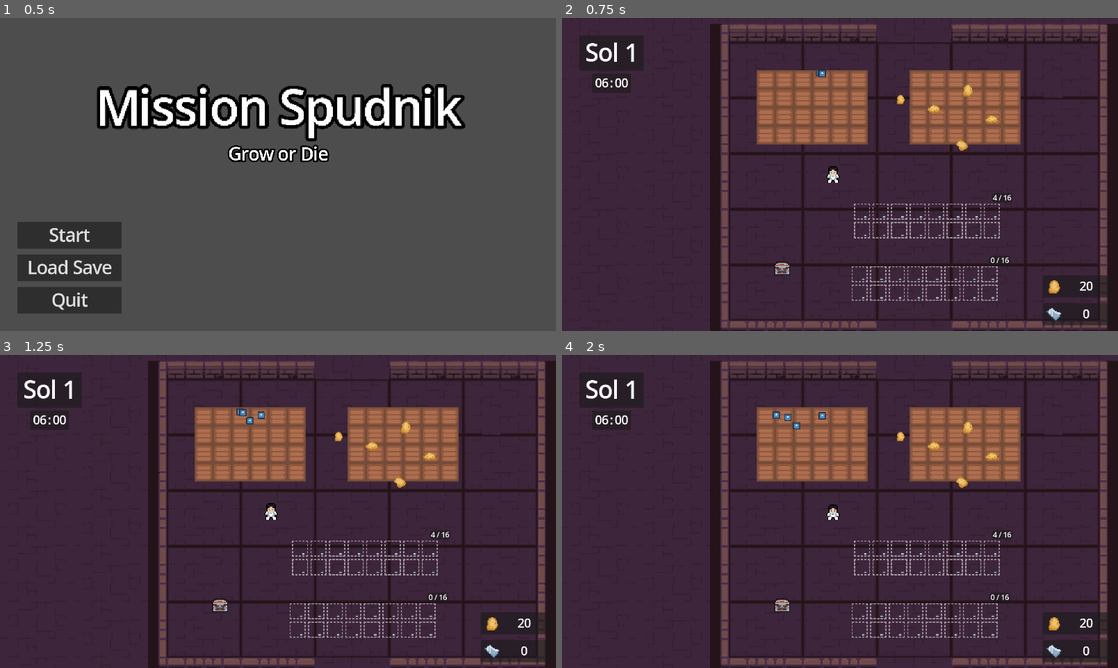
Above: before the commit, frames 1-4 (two rows, left to right).
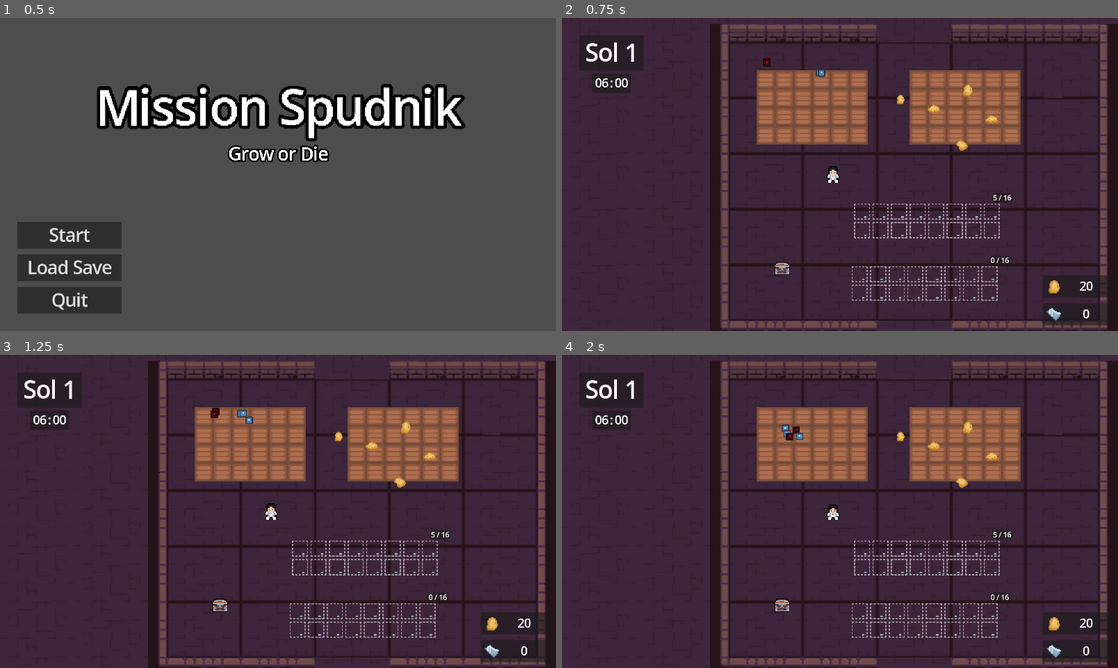
Above: after the commit, the same moments.

Repository: Saj-Hoque/MissionSpud
Game: Godot game, scene res://Menu/menu.tscn
Two runs of this game, one before a commit and one after it. Both use one fixed random seed, a clock stepped at 60 frames per second and the inputs below. The engine's default icon, where the game draws it, is replaced by a stand-in: a white triangle on a blue panel in a dark square.
Inputs (mouse positions are in pixels of both pictures, inside the frame that each line leads up to):
- Up to frame 1 (0.5 s): no input
- Up to frame 2 (0.75 s): click "Start" at 0.5 s
- Up to frame 3 (1.25 s): no input
- Up to frame 4 (2 s): drag from (928, 558) to (767, 417) at 1.27 s

Frame 1 is identical in both runs. In frame 2, less than 0.1% of the frame differs, in the area x 36-79%, y 12-59%; in frame 3, 0.2%; in frame 4, 0.3%, in the area x 37-79%, y 18-59%.

Commit message:
add harvester robot and harvester_ai

Diff:
--- a/Planting/growing_plot.gd
+++ b/Planting/growing_plot.gd
@@ -15,13 +15,6 @@
 func is_available():
 	return not taken
 
-func _on_area_2d_input_event(viewport, event, shape_idx):
-	if Input.is_action_just_pressed("leftClick"):
-		if plantGrown:
-			harvest_plant()
-		else:
-			print("PLANT IS ALREADY GROWING HERE")
-
 func _on_potato_timer_timeout():
 	var plant = $plant
 	if plant.frame == 1:
@@ -30,7 +23,6 @@
 	else:
 		plant.frame += 1
 		timer.start()
-
 
 func grow_plant():
 	plantGrowing = true
--- a/Planting/growing_plot.tscn
+++ b/Planting/growing_plot.tscn
@@ -81,5 +81,4 @@
 [node name="potatoTimer" type="Timer" parent="."]
 wait_time = 5.0
 
-[connection signal="input_event" from="Area2D" to="." method="_on_area_2d_input_event"]
 [connection signal="timeout" from="potatoTimer" to="." method="_on_potato_timer_timeout"]
--- a/Planting/plot_area.gd
+++ b/Planting/plot_area.gd
@@ -45,7 +45,7 @@
 func get_next_full_plot():
 	for i in range(0, total_plots):
 		var plot = plots.get_child(i)
-		if not plot.is_available() and not plot.plantGrowing and not plot.plantGrown:
+		if plot.is_available() and plot.plantGrown:
 			return i
 	return -1
 
@@ -64,6 +64,9 @@
 func grow_plant_on_plot(plot):
 	plots.get_child(plot).grow_plant()
 
+func harvest_plant_on_plot(plot):
+	plots.get_child(plot).harvest_plant()
+
 func _on_zone_input_event(viewport, event, shape_idx):
 	if event.is_action_pressed("rightClick"):
 		for robot in all_robots:
--- /dev/null
+++ b/Robots/Harvester/harvester.gd
@@ -0,0 +1,141 @@
+extends CharacterBody2D
+
+signal target_reached
+
+@export var max_steering = 2.5
+@export var speed = 30
+@export var accel = 5
+@export var avoid_force = 1000
+@export var slow_down_radius = 10
+@export var idle_area_path: NodePath
+
+@onready var navigation_agent: NavigationAgent2D = $NavigationAgent2D
+@onready var selection_area: Area2D = $SelectionArea2D
+@onready var highlight_box: Panel = $highlight_box
+@onready var raycasts = get_node("Raycasts")
+
+@onready var idle_area = get_node(idle_area_path)
+@onready var plot = idle_area.plot
+
+var right_click: bool = false
+var selected: bool = false
+
+var active: bool = false
+var idle:bool = false
+
+var docking:bool = false
+var docker_num:int
+
+var plotting:bool = false
+var plot_num : int
+var harvesting: bool = false
+var harvested: bool = false
+
+var target_position = global_position
+
+func _ready():
+	idle_area.robots.push_back(self)
+
+# Movement related methods
+
+func _physics_process(delta):
+	if active:
+		var steering = Vector2.ZERO
+		steering += seek_steering()
+		steering += avoid_obstacles_steering()
+		steering = steering.limit_length(max_steering)
+
+		velocity += steering
+		velocity = velocity.limit_length(speed)
+		if ((target_position-position).length()) < slow_down_radius:
+			velocity = velocity.limit_length(speed * ((target_position-position).length() / slow_down_radius))
+		velocity.lerp(velocity, accel * delta)
+
+		move_and_slide()
+
+	else:
+		velocity = Vector2.ZERO
+
+func seek_steering():
+	var next_path_pos = navigation_agent.get_next_path_position()
+	var desired_velocity = global_position.direction_to(next_path_pos).normalized() * speed
+
+	return desired_velocity - velocity
+
+func avoid_obstacles_steering():
+	raycasts.rotation = velocity.angle()
+
+	for raycast in raycasts.get_children():
+		raycast.target_position.x = velocity.length()
+		if raycast.is_colliding():
+			var obstacle = raycast.get_collider()
+			return (position + velocity - obstacle.position).normalized() * avoid_force
+
+	return Vector2.ZERO
+
+func enable_movement():
+	navigation_agent.target_position = target_position
+	active = true
+
+func disable_movement():
+	active = false
+
+func _on_navigation_agent_2d_target_reached():
+	emit_signal("target_reached")
+
+# Left click related methods
+
+func _on_selection_area_2d_input_event(viewport, event, shape_idx):
+	if event.is_action_pressed("leftClick"):
+		SelectionManager.register_area(selection_area)
+
+func toggle_select():
+	selected = not selected
+	highlight_box.visible = not highlight_box.visible
+
+# Right click related methods
+
+func assign_to_new_idle_area(new_idle_area):
+	right_click = true
+	reset_harvesting_status()
+	undock()
+	var index = idle_area.robots.find(self)
+	if index != -1:
+		idle_area.robots.remove_at(index)
+	idle_area = new_idle_area
+	plot = idle_area.plot
+	if self not in idle_area.robots:
+		idle_area.robots.push_back(self)
+
+# Dock related methods
+
+func undock():
+	idle_area.change_dock_status_unoccupied(docker_num)
+	idle_area.update_dock_status_color(docker_num)
+	docking = false
+
+func is_in_idle_area():
+	if not active and docking: # AND in an idle spot, check this somehow
+		idle = true
+	else:
+		idle = false
+
+# Plot related methods
+
+func unoccupy_plot():
+	plot.change_plot_status_unoccupied(plot_num)
+	plotting = false
+
+func start_harvesting():
+	harvesting = true
+	$HarvestingTimer.start()
+
+func reset_harvesting_status():
+	$HarvestingTimer.stop()
+	harvesting = false
+	harvested = false
+	if plotting:
+		unoccupy_plot()
+
+func _on_harvesting_timer_timeout():
+	harvested = true
--- /dev/null
+++ b/Robots/Harvester/harvester.tscn
@@ -0,0 +1,103 @@
+[gd_scene load_steps=7 format=3 uid="uid://17tfsfbem7it"]
+
+[ext_resource type="Script" path="res://Robots/Harvester/harvester.gd" id="1_lxean"]
+[ext_resource type="Texture2D" uid="uid://daypfjk1qk35d" path="res://icon.svg" id="2_epf20"]
+
+[sub_resource type="SpriteFrames" id="SpriteFrames_w070n"]
+animations = [{
+"frames": [{
+"duration": 1.0,
+"texture": ExtResource("2_epf20")
+}],
+"loop": true,
+"name": &"default",
+"speed": 5.0
+}]
+
+[sub_resource type="StyleBoxFlat" id="StyleBoxFlat_3gw1h"]
+bg_color = Color(0.6, 0.6, 0.6, 0)
+border_width_left = 2
+border_width_top = 2
+border_width_right = 2
+border_width_bottom = 2
+border_color = Color(1, 1, 1, 1)
+border_blend = true
+corner_radius_top_left = 4
+corner_radius_top_right = 4
+corner_radius_bottom_right = 4
+corner_radius_bottom_left = 4
+
+[sub_resource type="RectangleShape2D" id="RectangleShape2D_y2nsn"]
+size = Vector2(6, 3)
+
+[sub_resource type="CircleShape2D" id="CircleShape2D_w33wc"]
+
+[node name="harvester" type="CharacterBody2D" groups=["robots"]]
+z_index = 4
+y_sort_enabled = true
+collision_layer = 16
+collision_mask = 11
+motion_mode = 1
+platform_floor_layers = 4294967277
+script = ExtResource("1_lxean")
+
+[node name="NavigationAgent2D" type="NavigationAgent2D" parent="."]
+path_desired_distance = 1.0
+target_desired_distance = 1.0
+path_max_distance = 10.0
+
+[node name="AnimatedSprite2D" type="AnimatedSprite2D" parent="."]
+modulate = Color(0.784314, 0.0823529, 0.12549, 1)
+scale = Vector2(0.05, 0.05)
+sprite_frames = SubResource("SpriteFrames_w070n")
+
+[node name="highlight_box" type="Panel" parent="."]
+visible = false
+offset_left = -5.0
+offset_top = -5.0
+offset_right = 5.0
+offset_bottom = 5.0
+theme_override_styles/panel = SubResource("StyleBoxFlat_3gw1h")
+
+[node name="CollisionShape2D" type="CollisionShape2D" parent="."]
+position = Vector2(0, 1.5)
+shape = SubResource("RectangleShape2D_y2nsn")
+
+[node name="SelectionArea2D" type="Area2D" parent="."]
+
+[node name="CollisionShape2D" type="CollisionShape2D" parent="SelectionArea2D"]
+shape = SubResource("CircleShape2D_w33wc")
+
+[node name="Raycasts" type="Node2D" parent="."]
+
+[node name="RayCast2D" type="RayCast2D" parent="Raycasts"]
+target_position = Vector2(32, 0)
+collision_mask = 26
+
+[node name="RayCast2D2" type="RayCast2D" parent="Raycasts"]
+position = Vector2(0, 6)
+target_position = Vector2(32, 0)
+collision_mask = 26
+
+[node name="RayCast2D4" type="RayCast2D" parent="Raycasts"]
+position = Vector2(0, 3)
+target_position = Vector2(32, 0)
+collision_mask = 26
+
+[node name="RayCast2D5" type="RayCast2D" parent="Raycasts"]
+position = Vector2(0, -3)
+target_position = Vector2(32, 0)
+collision_mask = 26
+
+[node name="RayCast2D3" type="RayCast2D" parent="Raycasts"]
+position = Vector2(0, -6)
+target_position = Vector2(32, 0)
+collision_mask = 26
+
+[node name="HarvestingTimer" type="Timer" parent="."]
+wait_time = 5.0
+one_shot = true
+
+[connection signal="target_reached" from="NavigationAgent2D" to="." method="_on_navigation_agent_2d_target_reached"]
+[connection signal="input_event" from="SelectionArea2D" to="." method="_on_selection_area_2d_input_event"]
+[connection signal="timeout" from="HarvestingTimer" to="." method="_on_harvesting_timer_timeout"]
--- a/World/world.tscn
+++ b/World/world.tscn
@@ -1,17 +1,19 @@
-[gd_scene load_steps=23 format=3 uid="uid://6ry0faxenna3"]
+[gd_scene load_steps=25 format=3 uid="uid://6ry0faxenna3"]
 
 [ext_resource type="Script" path="res://World/world.gd" id="1_2hjtr"]
 [ext_resource type="Texture2D" uid="uid://c6r5s3ier17mg" path="res://2D Pixel Dungeon Asset Pack/character and tileset/Dungeon_Tileset.png" id="1_nikri"]
 [ext_resource type="PackedScene" uid="uid://cwjgbr46fplpk" path="res://Player/player.tscn" id="2_3crqb"]
 [ext_resource type="Script" path="res://UI/UI.gd" id="2_8kypo"]
-[ext_resource type="Texture2D" uid="uid://bj4opvhpaxg1o" path="res://assets/Resources/Potato/potato2.png" id="3_2aaxa"]
+[ext_resource type="Texture2D" uid="uid://bj4opvhpaxg1o" path="res://Assets/Resources/Potato/potato2.png" id="3_2aaxa"]
 [ext_resource type="PackedScene" uid="uid://c2w1y1o2ytso2" path="res://Planting/plot_area.tscn" id="4_x37oa"]
-[ext_resource type="Texture2D" uid="uid://b0umr7umgmxnd" path="res://assets/Resources/Scrap/scrap1.png" id="4_xjtuv"]
+[ext_resource type="Texture2D" uid="uid://b0umr7umgmxnd" path="res://Assets/Resources/Scrap/scrap1.png" id="4_xjtuv"]
 [ext_resource type="PackedScene" uid="uid://cvw37g4bvtwas" path="res://Resources/potato.tscn" id="6_1nlxy"]
 [ext_resource type="PackedScene" uid="uid://bhii6b55hb4fl" path="res://World_Objects/idle_area.tscn" id="9_tw5w8"]
 [ext_resource type="PackedScene" uid="uid://drf4le7he70xx" path="res://World_Objects/workbench.tscn" id="9_u78r3"]
 [ext_resource type="PackedScene" uid="uid://keeavkauuufy" path="res://Robots/Planter/planter.tscn" id="9_vrajd"]
 [ext_resource type="PackedScene" uid="uid://ok4nbf70k6mw" path="res://ai/Behavior_Trees/planter_ai.tscn" id="11_teud7"]
+[ext_resource type="PackedScene" uid="uid://17tfsfbem7it" path="res://Robots/Harvester/harvester.tscn" id="12_morrn"]
+[ext_resource type="PackedScene" uid="uid://nvdo6erlwj2v" path="res://ai/Behavior_Trees/harvester_ai.tscn" id="13_ll7b2"]
 
 [sub_resource type="SystemFont" id="SystemFont_vc7es"]
 font_names = PackedStringArray("Impact")
@@ -608,11 +610,17 @@
 
 [node name="PlanterAI" parent="planter3" instance=ExtResource("11_teud7")]
 
-[node name="planter4" parent="." instance=ExtResource("9_vrajd")]
-position = Vector2(48, 10)
+[node name="harvester" parent="." instance=ExtResource("12_morrn")]
 idle_area_path = NodePath("../idleArea")
 
-[node name="PlanterAI" parent="planter4" instance=ExtResource("11_teud7")]
+[node name="harvester_ai" parent="harvester" node_paths=PackedStringArray("blackboard") instance=ExtResource("13_ll7b2")]
+blackboard = NodePath("@Node@113786")
+
+[node name="harvester2" parent="." instance=ExtResource("12_morrn")]
+idle_area_path = NodePath("../idleArea")
+
+[node name="harvester_ai" parent="harvester2" node_paths=PackedStringArray("blackboard") instance=ExtResource("13_ll7b2")]
+blackboard = NodePath("../../harvester/harvester_ai/@Node@113786")
 
 [node name="player" parent="." instance=ExtResource("2_3crqb")]
 z_index = 4
--- /dev/null
+++ b/ai/Behavior_Trees/harvester_ai.tscn
@@ -0,0 +1,76 @@
+[gd_scene load_steps=14 format=3 uid="uid://nvdo6erlwj2v"]
+
+[ext_resource type="Script" path="res://addons/beehave/nodes/beehave_tree.gd" id="1_mta53"]
+[ext_resource type="Script" path="res://addons/beehave/nodes/composites/selector.gd" id="2_wl74q"]
+[ext_resource type="Script" path="res://addons/beehave/nodes/composites/sequence.gd" id="3_30fhx"]
+[ext_resource type="PackedScene" uid="uid://cuuvk71g2531q" path="res://ai/check_right_click.tscn" id="4_0adxx"]
+[ext_resource type="PackedScene" uid="uid://dpdo8vka75qqa" path="res://ai/find_next_available_dock.tscn" id="5_udkmh"]
+[ext_resource type="PackedScene" uid="uid://vp5x0sf3iae3" path="res://ai/go_to_idle_dock.tscn" id="6_js68u"]
+[ext_resource type="Script" path="res://addons/beehave/nodes/decorators/inverter.gd" id="7_fiqpg"]
+[ext_resource type="PackedScene" uid="uid://bdsk7emd1q53q" path="res://ai/full_growing_plot.tscn" id="8_5emka"]
+[ext_resource type="PackedScene" uid="uid://bv812bg8ve5lg" path="res://ai/is_already_idle.tscn" id="9_ww7ci"]
+[ext_resource type="PackedScene" uid="uid://dd7gxqjhbb1ig" path="res://ai/reset_harvesting_status.tscn" id="10_bgt3e"]
+[ext_resource type="PackedScene" uid="uid://ukdred3qo85i" path="res://ai/find_next_fully_grown_plot.tscn" id="11_eul78"]
+[ext_resource type="PackedScene" uid="uid://1ihuvq2sk2jl" path="res://ai/go_to_growing_plot.tscn" id="12_1ibmu"]
+[ext_resource type="PackedScene" uid="uid://bblib8g2nlcvq" path="res://ai/harvest_on_grown_plot.tscn" id="13_qgutg"]
+
+[node name="harvester_ai" type="Node" node_paths=PackedStringArray("blackboard", "actor")]
+script = ExtResource("1_mta53")
+blackboard = NodePath("@Node@113235")
+actor = NodePath("")
+
+[node name="Either" type="Node" parent="."]
+script = ExtResource("2_wl74q")
+
+[node name="overrided_by_player" type="Node" parent="Either"]
+script = ExtResource("3_30fhx")
+
+[node name="check_right_click" parent="Either/overrided_by_player" instance=ExtResource("4_0adxx")]
+
+[node name="find_next_available_dock" parent="Either/overrided_by_player" instance=ExtResource("5_udkmh")]
+
+[node name="go_to_idle_dock" parent="Either/overrided_by_player" instance=ExtResource("6_js68u")]
+
+[node name="wait" type="Node" parent="Either"]
+script = ExtResource("3_30fhx")
+
+[node name="needs_to_wait" type="Node" parent="Either/wait"]
+script = ExtResource("2_wl74q")
+
+[node name="no_full_growing_plot" type="Node" parent="Either/wait/needs_to_wait"]
+script = ExtResource("7_fiqpg")
+
+[node name="full_growing_plot" parent="Either/wait/needs_to_wait/no_full_growing_plot" instance=ExtResource("8_5emka")]
+
+[node name="rest" type="Node" parent="Either/wait"]
+script = ExtResource("2_wl74q")
+
+[node name="is_already_idle" parent="Either/wait/rest" instance=ExtResource("9_ww7ci")]
+
+[node name="go_sit_idle" type="Node" parent="Either/wait/rest"]
+script = ExtResource("3_30fhx")
+
+[node name="not_overrided_by_player" type="Node" parent="Either/wait/rest/go_sit_idle"]
+script = ExtResource("7_fiqpg")
+
+[node name="check_right_click" parent="Either/wait/rest/go_sit_idle/not_overrided_by_player" instance=ExtResource("4_0adxx")]
+
+[node name="reset_harvesting_status" parent="Either/wait/rest/go_sit_idle" instance=ExtResource("10_bgt3e")]
+
+[node name="find_next_available_dock" parent="Either/wait/rest/go_sit_idle" instance=ExtResource("5_udkmh")]
+
+[node name="go_to_idle_dock" parent="Either/wait/rest/go_sit_idle" instance=ExtResource("6_js68u")]
+
+[node name="harvest" type="Node" parent="Either"]
+script = ExtResource("3_30fhx")
+
+[node name="not_overrided_by_player" type="Node" parent="Either/harvest"]
+script = ExtResource("7_fiqpg")
+
+[node name="check_right_click" parent="Either/harvest/not_overrided_by_player" instance=ExtResource("4_0adxx")]
+
+[node name="find_next_fully_grown_plot" parent="Either/harvest" instance=ExtResource("11_eul78")]
+
+[node name="go_to_grown_plot" parent="Either/harvest" instance=ExtResource("12_1ibmu")]
+
+[node name="harvest_on_grown_plot" parent="Either/harvest" instance=ExtResource("13_qgutg")]
--- a/ai/find_next_available_growing_plot.gd
+++ b/ai/find_next_available_growing_plot.gd
@@ -3,8 +3,9 @@
 func tick(actor, blackboard):
 	var next_available_plot = actor.plot.get_next_available_plot()
 	if next_available_plot != -1:
-		actor.undock()
-		actor.docking = false
+		if actor.docking:
+			actor.undock()
+			actor.docking = false
 		actor.plot.change_plot_status_occupied(next_available_plot)
 		actor.plotting = true
 		actor.plot_num = next_available_plot
--- /dev/null
+++ b/ai/find_next_fully_grown_plot.gd
@@ -0,0 +1,14 @@
+extends ConditionLeaf
+
+func tick(actor, blackboard):
+	var next_full_plot = actor.plot.get_next_full_plot()
+	if next_full_plot != -1:
+		if actor.docking:
+			actor.undock()
+			actor.docking = false
+		actor.plot.change_plot_status_occupied(next_full_plot)
+		actor.plotting = true
+		actor.plot_num = next_full_plot
+		actor.target_position = actor.plot.get_plot_position(next_full_plot)
+		return SUCCESS
+	return FAILURE
--- /dev/null
+++ b/ai/find_next_fully_grown_plot.tscn
@@ -0,0 +1,6 @@
+[gd_scene load_steps=2 format=3 uid="uid://ukdred3qo85i"]
+
+[ext_resource type="Script" path="res://ai/find_next_fully_grown_plot.gd" id="1_sho3l"]
+
+[node name="find_next_fully_grown_plot" type="Node"]
+script = ExtResource("1_sho3l")
--- /dev/null
+++ b/ai/full_growing_plot.gd
@@ -0,0 +1,7 @@
+extends ConditionLeaf
+
+func tick(actor, blackboard):
+	var next_full_plot = actor.plot.get_next_full_plot()
+	if next_full_plot != -1:
+		return SUCCESS
+	return FAILURE
--- /dev/null
+++ b/ai/full_growing_plot.tscn
@@ -0,0 +1,6 @@
+[gd_scene load_steps=2 format=3 uid="uid://bdsk7emd1q53q"]
+
+[ext_resource type="Script" path="res://ai/full_growing_plot.gd" id="1_cm56j"]
+
+[node name="full_growing_plot" type="Node"]
+script = ExtResource("1_cm56j")
--- /dev/null
+++ b/ai/harvest_on_grown_plot.gd
@@ -0,0 +1,15 @@
+extends ActionLeaf
+
+
+func tick(actor, blackboard: Blackboard):
+	if actor.right_click:
+		return FAILURE
+	if not actor.harvesting:
+		actor.start_harvesting()
+	if actor.harvested:
+		actor.plot.harvest_plant_on_plot(actor.plot_num)
+		actor.plot.change_plot_status_unoccupied(actor.plot_num)
+		actor.harvested = false
+		actor.harvesting = false
+		return SUCCESS
+	return RUNNING
--- /dev/null
+++ b/ai/harvest_on_grown_plot.tscn
@@ -0,0 +1,6 @@
+[gd_scene load_steps=2 format=3 uid="uid://bblib8g2nlcvq"]
+
+[ext_resource type="Script" path="res://ai/harvest_on_grown_plot.gd" id="1_ulflq"]
+
+[node name="harvest_on_grown_plot" type="Node"]
+script = ExtResource("1_ulflq")
--- /dev/null
+++ b/ai/reset_harvesting_status.gd
@@ -0,0 +1,7 @@
+extends ActionLeaf
+
+
+func tick(actor, blackboard: Blackboard):
+	if actor.plotting:
+		actor.reset_harvesting_status()
+	return SUCCESS
--- /dev/null
+++ b/ai/reset_harvesting_status.tscn
@@ -0,0 +1,6 @@
+[gd_scene load_steps=2 format=3 uid="uid://dd7gxqjhbb1ig"]
+
+[ext_resource type="Script" path="res://ai/reset_harvesting_status.gd" id="1_vsgm2"]
+
+[node name="reset_harvesting_status" type="Node"]
+script = ExtResource("1_vsgm2")
Not shown: 1 places in ai/Behavior_Trees/planter_ai.tscn that only renumber resources
Not shown: 1 places in ai/find_next_available_growing_plot.tscn that only renumber resources
Not shown, changed: assets/Player/spaceman_sprite.png.import
Not shown, changed: assets/Resources/Potato/potato1.png.import
Not shown, changed: assets/Resources/Potato/potato2.png.import
Not shown, changed: assets/Resources/Potato/potato3.png.import
Not shown, changed: assets/Resources/Scrap/scrap1.png.import
Not shown, changed: assets/Resources/Scrap/scrap2.png.import
Not shown, changed: assets/Resources/Scrap/scrap3.png.import
Not shown, changed: assets/Resources/Scrap/scrap4.png.import
Not shown, changed: assets/Resources/Scrap/scrap5.png.import
Not shown, changed: assets/Resources/Scrap/scrap6.png.import
(and 6 more such lines)
